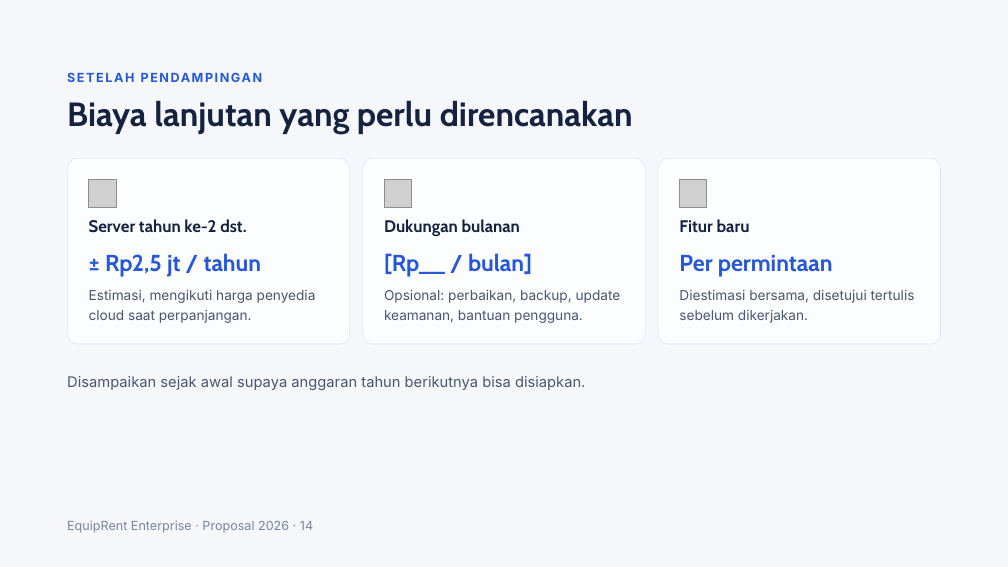
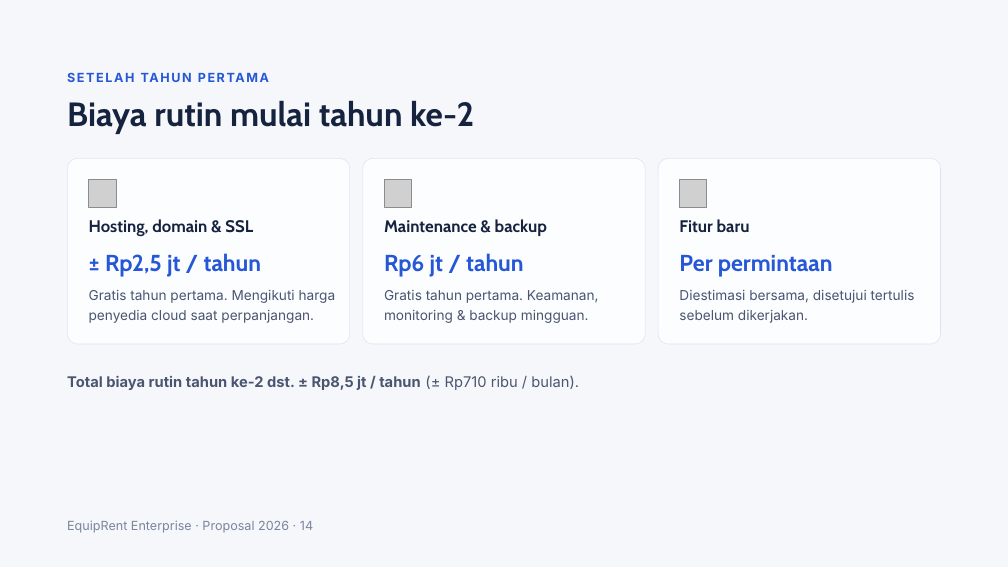
Before and after one commit to erziealdrian02/tkn-rent-revamp, a slide deck: slide 14 of equiprent-enterprise/excel/Proposal EquipRent Enterprise.pptx. Drawn at 1008x567 pixels with LibreOffice and Linux fonts; fonts in the diff are those of the drawing; grey boxes stand for pictures. Boxes give left, top, right and bottom in pixels: in the first picture for what was removed or moved away, otherwise in the second. Text is boxed around its words. In the diff, an @@ line names an element or a change of style, - is before the commit and + after.

```diff
--- a/equiprent-enterprise/excel/Proposal EquipRent Enterprise.pptx
+++ b/equiprent-enterprise/excel/Proposal EquipRent Enterprise.pptx
@@ text at (x1=67, y1=67, x2=967, y2=87): text changed @@
-SETELAH PENDAMPINGAN
+SETELAH TAHUN PERTAMA
@@ title at (x1=67, y1=100, x2=474, y2=134): text changed @@
-Biaya lanjutan yang perlu direncanakan
+Biaya rutin mulai tahun ke-2
@@ text at (x1=89, y1=219, x2=253, y2=236): text changed @@
-Server tahun ke-2 dst.
+Hosting, domain & SSL
@@ text at (x1=384, y1=219, x2=547, y2=236): text changed @@
-Dukungan bulanan
+Maintenance & backup
@@ text at (x1=384, y1=253, x2=523, y2=277): text changed @@
-[Rp__ / bulan]
+Rp6 jt / tahun
@@ text at (x1=89, y1=290, x2=336, y2=323): text changed @@
-Estimasi, mengikuti harga penyedia cloud saat perpanjangan.
+Gratis tahun pertama. Mengikuti harga penyedia cloud saat perpanjangan.
@@ text at (x1=384, y1=290, x2=599, y2=323): text changed @@
-Opsional: perbaikan, backup, update keamanan, bantuan pengguna.
+Gratis tahun pertama. Keamanan, monitoring & backup mingguan.
@@ text at (x1=67, y1=375, x2=579, y2=390): text changed; bold on @@
-Disampaikan sejak awal supaya anggaran tahun berikutnya bisa disiapkan.
+Total biaya rutin tahun ke-2 dst. ± Rp8,5 jt / tahun (± Rp710 ribu / bulan).
```
Also in this commit, not shown: 8 other slides changed, 2 other files.
